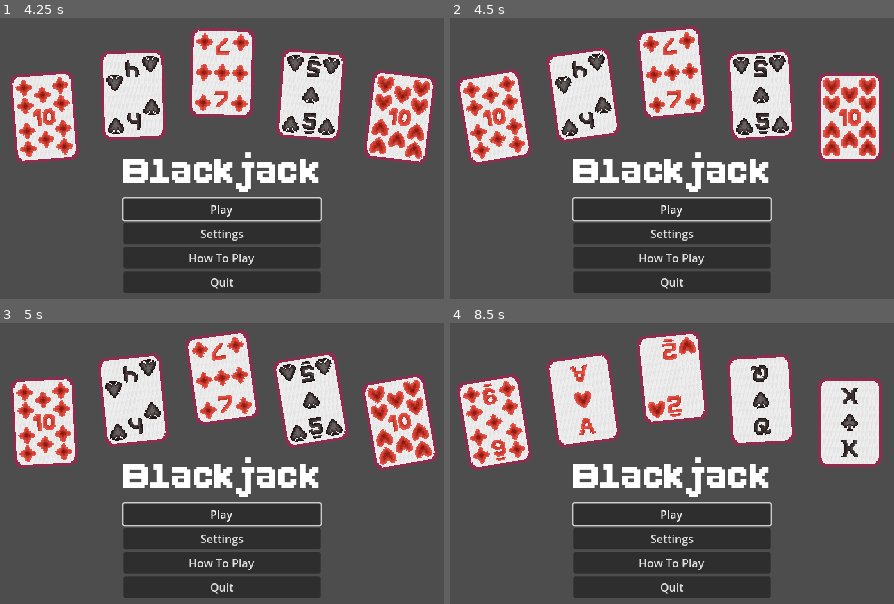
Above: before the commit, frames 1-4 (two rows, left to right).
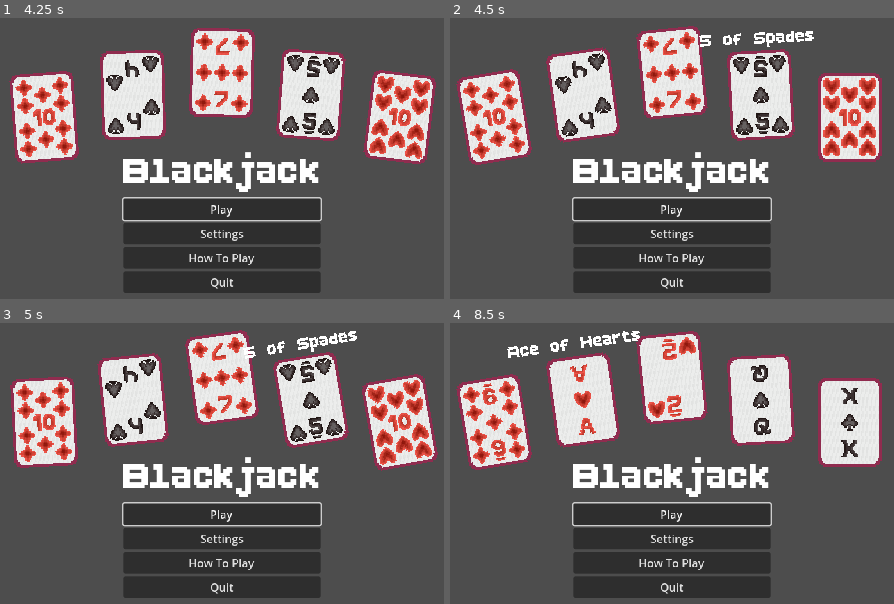
Above: after the commit, the same moments.

Repository: Brody-R/SDEV-265
Game: Godot game, scene res://Assets/Scenes/main_menu.tscn
Two runs of this game, one before a commit and one after it. Both use one fixed random seed, a clock stepped at 60 frames per second and the inputs below.
Inputs (mouse positions are in pixels of both pictures, inside the frame that each line leads up to):
- Up to frame 1 (4.25 s): click "Play" at 0.5 s; click "Play" at 1.25 s; click "Play" at 2 s; move the mouse to (399, 197) at 2.77 s; move the mouse to (62, 242) at 3.52 s
- Up to frame 2 (4.5 s): move the mouse to (751, 121) at 4.27 s
- Up to frame 3 (5 s): no input
- Up to frame 4 (8.5 s): move the mouse to (outside the picture) at 5.02 s; move the mouse to (outside the picture) at 5.77 s; move the mouse to (outside the picture) at 6.52 s; move the mouse to (711, 525) at 7.27 s; move the mouse to (552, 412) at 8.02 s

Frame 1 is identical in both runs. In frame 2, 0.5% of the frame differs, in the area x 56-82%, y 4-11%; in frame 3, 0.5%; in frame 4, 0.6%, in the area x 12-43%, y 2-13%.

Commit message:
Card tooltips

Diff:
--- a/Assets/Scenes/card.gd
+++ b/Assets/Scenes/card.gd
@@ -4,9 +4,12 @@
 var possibleValues = ["K","Q","J",10,9,8,7,6,5,4,3,2,"A"]
 var mySuit = 0
 var myValue = "K"
+var myHoverLabelText = " "
 var didAlready = false
 var animStartTime = float(0)
 var loopCount = 0
+const ctr1 = "[center]"
+const ctr2 = "[/center]"
 
 # Called when the node enters the scene tree for the first time.
 func _ready():
@@ -41,40 +44,49 @@
 				$AnimatedSprite2D.frame = val
 				mySuit = "Clubs"
 				myValue = possibleValues[val-1]
+				changeMyHoverText()
 			0:
 				$AnimatedSprite2D.frame = val
 				mySuit = possibleSuits[0]
 				myValue = possibleValues[val-1]
+				changeMyHoverText()
+
 			"Spades":
 				val = val + 13
 				$AnimatedSprite2D.frame = val
 				mySuit = "Spades"
 				myValue = possibleValues[val-14]
+				changeMyHoverText()
 			1:
 				val = val + 13
 				$AnimatedSprite2D.frame = val
 				mySuit = possibleSuits[1]
 				myValue = possibleValues[val-14]
+				changeMyHoverText()
 			"Diamonds":
 				val = val + 26
 				$AnimatedSprite2D.frame = val
 				mySuit = "Diamonds"
 				myValue = possibleValues[val-27]
+				changeMyHoverText()
 			2:
 				val = val + 26
 				$AnimatedSprite2D.frame = val
 				mySuit = possibleSuits[2]
 				myValue = possibleValues[val-27]
+				changeMyHoverText()
 			"Hearts":
 				val = val + 39
 				$AnimatedSprite2D.frame = val
 				mySuit = "Hearts"
 				myValue = possibleValues[val-40]
+				changeMyHoverText()
 			3:
 				val = val + 39
 				$AnimatedSprite2D.frame = val
 				mySuit = possibleSuits[3]
 				myValue = possibleValues[val-40]
+				changeMyHoverText()
 	else:
 		$AnimatedSprite2D.frame = raw
 		if raw <= 13:
@@ -90,3 +102,23 @@
 			mySuit = "Hearts"
 			myValue = possibleValues[raw-40]
 	print(self.get_name(), " ", mySuit, " ", myValue)
+
+func changeMyHoverText():
+	match myValue:
+		"K":
+			myHoverLabelText = str(ctr1, myValue, "ing", " of ", mySuit, ctr2)
+		"Q":
+			myHoverLabelText = str(ctr1, myValue, "ueen", " of ", mySuit, ctr2)
+		"J":
+			myHoverLabelText = str(ctr1, myValue, "ack", " of ", mySuit, ctr2)
+		"A":
+			myHoverLabelText = str(ctr1, myValue, "ce", " of ", mySuit, ctr2)
+		_:
+			myHoverLabelText = str(ctr1, myValue, " of ", mySuit, ctr2)
+	$AnimatedSprite2D/Control/HoverTextLabel.set_text(myHoverLabelText)
+
+func _on_control_mouse_entered():
+	$AnimatedSprite2D/Control/HoverTextLabel.visible = true
+
+func _on_control_mouse_exited():
+	$AnimatedSprite2D/Control/HoverTextLabel.visible = false
--- a/Assets/Scenes/card.tscn
+++ b/Assets/Scenes/card.tscn
@@ -1,7 +1,8 @@
-[gd_scene load_steps=60 format=3 uid="uid://dpch8vd55wsiy"]
+[gd_scene load_steps=61 format=3 uid="uid://dpch8vd55wsiy"]
 
 [ext_resource type="Script" path="res://Assets/Scenes/card.gd" id="1_fejg8"]
 [ext_resource type="Texture2D" uid="uid://p0umqmtqejkl" path="res://Assets/Cards/assets.png" id="1_pks6g"]
+[ext_resource type="FontFile" uid="uid://c5ge3lijolhgo" path="res://Assets/BoldPixels.ttf" id="3_ylow4"]
 
 [sub_resource type="AtlasTexture" id="AtlasTexture_q0iul"]
 atlas = ExtResource("1_pks6g")
@@ -381,6 +382,21 @@
 "name": &"default",
 "speed": 5.0
 }]
+
+[sub_resource type="Animation" id="Animation_o6wdg"]
+length = 0.001
+tracks/0/type = "value"
+tracks/0/imported = false
+tracks/0/enabled = true
+tracks/0/path = NodePath(".:rotation")
+tracks/0/interp = 1
+tracks/0/loop_wrap = true
+tracks/0/keys = {
+"times": PackedFloat32Array(0),
+"transitions": PackedFloat32Array(1),
+"update": 0,
+"values": [0.0]
+}
 
 [sub_resource type="Animation" id="Animation_6ltkw"]
 resource_name = "menu"
@@ -413,21 +429,6 @@
 }]
 }
 
-[sub_resource type="Animation" id="Animation_o6wdg"]
-length = 0.001
-tracks/0/type = "value"
-tracks/0/imported = false
-tracks/0/enabled = true
-tracks/0/path = NodePath(".:rotation")
-tracks/0/interp = 1
-tracks/0/loop_wrap = true
-tracks/0/keys = {
-"times": PackedFloat32Array(0),
-"transitions": PackedFloat32Array(1),
-"update": 0,
-"values": [0.0]
-}
-
 [sub_resource type="AnimationLibrary" id="AnimationLibrary_b13hs"]
 _data = {
 "RESET": SubResource("Animation_o6wdg"),
@@ -441,7 +442,37 @@
 scale = Vector2(2, 2)
 sprite_frames = SubResource("SpriteFrames_4c8kk")
 
+[node name="Control" type="Control" parent="AnimatedSprite2D"]
+layout_mode = 3
+anchors_preset = 0
+offset_left = -23.0
+offset_top = -32.0
+offset_right = 23.0
+offset_bottom = 32.0
+
+[node name="HoverTextLabel" type="RichTextLabel" parent="AnimatedSprite2D/Control"]
+visible = false
+layout_mode = 1
+anchors_preset = 5
+anchor_left = 0.5
+anchor_right = 0.5
+offset_left = -58.0
+offset_top = -17.0
+offset_right = 58.0
+grow_horizontal = 2
+tooltip_text = "
+"
+theme_override_fonts/normal_font = ExtResource("3_ylow4")
+theme_override_font_sizes/normal_font_size = 16
+bbcode_enabled = true
+scroll_active = false
+autowrap_mode = 0
+shortcut_keys_enabled = false
+
 [node name="AnimationPlayer" type="AnimationPlayer" parent="."]
 libraries = {
 "": SubResource("AnimationLibrary_b13hs")
 }
+
+[connection signal="mouse_entered" from="AnimatedSprite2D/Control" to="." method="_on_control_mouse_entered"]
+[connection signal="mouse_exited" from="AnimatedSprite2D/Control" to="." method="_on_control_mouse_exited"]
